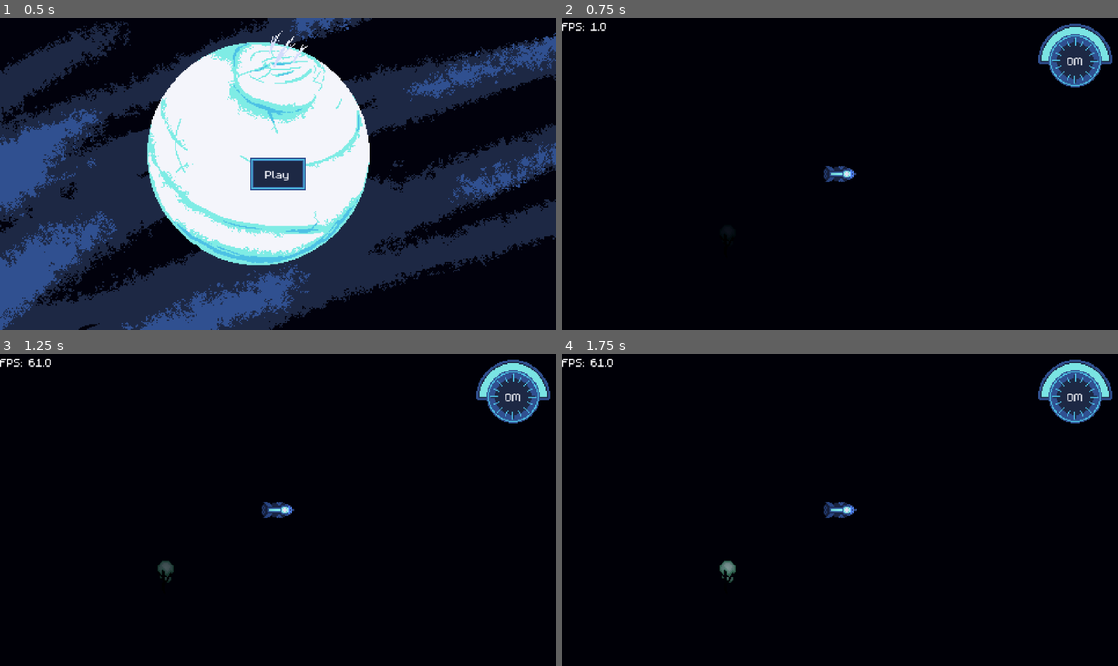
Above: before the commit, frames 1-4 (two rows, left to right).
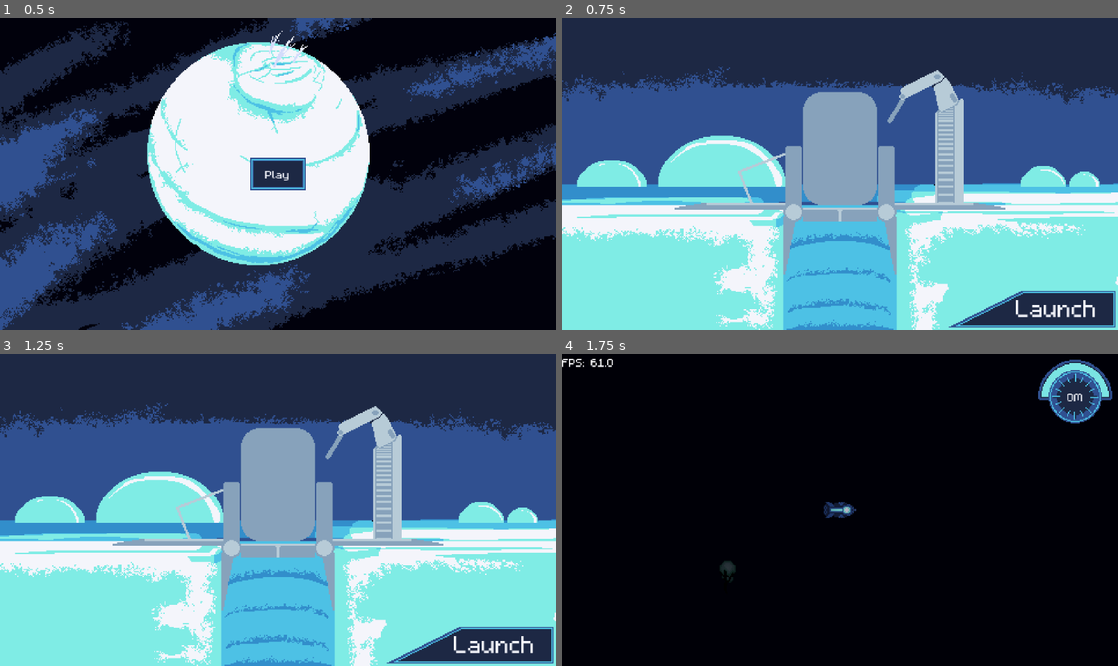
Above: after the commit, the same moments.

Repository: austingwatson/Depths
Game: Godot game, scene res://scenes/title_screen.tscn
Two runs of this game, one before a commit and one after it. Both use one fixed random seed, a clock stepped at 60 frames per second and the inputs below.
Inputs (mouse positions are in pixels of both pictures, inside the frame that each line leads up to):
- Up to frame 1 (0.5 s): no input
- Up to frame 2 (0.75 s): click "Play" at 0.5 s
- Up to frame 3 (1.25 s): no input
- Up to frame 4 (1.75 s): click (1034, 644) at 1.25 s, where only the run after the commit has a clickable "Launch"

Frame 1 is identical in both runs. In frame 2, 99% of the frame differs, in the area x 0-100%, y 0-100%; in frame 3, 99%; in frame 4, 0.2%.

Commit message:
Added basecamp scene, shifted player light, tried to add pickups
(failed to add pickups)

Diff:
--- a/project.godot
+++ b/project.godot
@@ -34,6 +34,10 @@
 window/size/window_height_override=720
 window/stretch/mode="canvas_items"
 window/stretch/aspect="expand"
+
+[gui]
+
+theme/custom_font="uid://dbwh2vnpvxyt"
 
 [input]
 
--- /dev/null
+++ b/scenes/basecamp.gd
@@ -0,0 +1,7 @@
+extends Node
+
+
+func _on_launch_pressed() -> void:
+	get_tree().change_scene_to_file("res://scenes/game.tscn")
+
+#Hey Austin, I copied your Title screen and injected this. I'll update the art.
--- a/scenes/basecamp.tscn
+++ b/scenes/basecamp.tscn
@@ -1,5 +1,6 @@
-[gd_scene load_steps=6 format=3 uid="uid://cyrye5ioh3apg"]
+[gd_scene load_steps=8 format=3 uid="uid://cyrye5ioh3apg"]
 
+[ext_resource type="Script" uid="uid://bayslq4t0gjpo" path="res://scenes/basecamp.gd" id="1_saea2"]
 [ext_resource type="Texture2D" uid="uid://chxesrg0lbc4c" path="res://assets/textures/level/basecamp.png" id="1_v03ml"]
 [ext_resource type="Texture2D" uid="uid://qq6n2y0wj6b4" path="res://assets/textures/ui/ui_sheet.png" id="2_saea2"]
 
@@ -11,8 +12,15 @@
 region = Rect2(256, 48, 144, 32)
 
 [sub_resource type="AtlasTexture" id="AtlasTexture_cltb7"]
+atlas = ExtResource("2_saea2")
+region = Rect2(544, 48, 144, 32)
+
+[sub_resource type="AtlasTexture" id="AtlasTexture_nxq54"]
+atlas = ExtResource("2_saea2")
+region = Rect2(400, 48, 144, 32)
 
 [node name="Basecamp" type="Node"]
+script = ExtResource("1_saea2")
 
 [node name="Sprite2D" type="Sprite2D" parent="."]
 texture = SubResource("AtlasTexture_e2wlb")
@@ -24,8 +32,21 @@
 offset_right = 478.0
 offset_bottom = 276.0
 
-[node name="TextureButton" type="TextureButton" parent="VBoxContainer"]
+[node name="Launch" type="TextureButton" parent="VBoxContainer"]
 layout_mode = 2
 texture_normal = SubResource("AtlasTexture_f8b0y")
 texture_pressed = SubResource("AtlasTexture_cltb7")
+texture_hover = SubResource("AtlasTexture_nxq54")
 flip_h = true
+
+[node name="Label" type="Label" parent="VBoxContainer/Launch"]
+layout_mode = 0
+offset_left = 58.0
+offset_top = 1.0
+offset_right = 174.0
+offset_bottom = 27.0
+theme_override_colors/font_color = Color(0.960784, 0.964706, 0.988235, 1)
+theme_override_font_sizes/font_size = 32
+text = "Launch"
+
+[connection signal="pressed" from="VBoxContainer/Launch" to="." method="_on_launch_pressed"]
--- /dev/null
+++ b/scenes/component/pickup_magnet.gd
@@ -0,0 +1,16 @@
+class_name pickup_magnet extends Area2D
+
+
+var pickups : Array[resource_pickup] = []
+var speeds : Array[float] = []
+
+@export var magnet_strength : float = 1.0
+
+func _ready() -> void:
+	area_entered.connect( _on_area_enter )
+	pass
+
+func _on_area_enter( _a : Area2d ) -> void:
+	if _a.get_parent()
+
+#this shit ain't done. Was meant to serve as the player's radius for vacuuming "repair" and "data" pickups
--- /dev/null
+++ b/scenes/component/pickup_magnet.tscn
@@ -0,0 +1,14 @@
+[gd_scene load_steps=3 format=3 uid="uid://cfg0up4nynxx6"]
+
+[ext_resource type="Script" uid="uid://8cpouvdhtyhb" path="res://scenes/component/pickup_magnet.gd" id="1_pbm11"]
+
+[sub_resource type="CircleShape2D" id="CircleShape2D_pbm11"]
+radius = 70.0
+
+[node name="PickupMagnet" type="Area2D"]
+script = ExtResource("1_pbm11")
+
+[node name="AudioStreamPlayer2D" type="AudioStreamPlayer2D" parent="."]
+
+[node name="CollisionShape2D" type="CollisionShape2D" parent="."]
+shape = SubResource("CircleShape2D_pbm11")
--- a/scenes/entity/actor/player.tscn
+++ b/scenes/entity/actor/player.tscn
@@ -63,6 +63,7 @@
 shape = SubResource("CircleShape2D_f6cxi")
 
 [node name="RadiusLight" type="PointLight2D" parent="."]
+energy = 0.8
 texture = ExtResource("6_18kca")
 texture_scale = 0.5
 
@@ -72,7 +73,7 @@
 texture = ExtResource("5_f6cxi")
 
 [node name="ForwardLight" type="PointLight2D" parent="."]
-position = Vector2(89, 0)
+position = Vector2(93, 0)
 rotation = -1.5708
 texture = ExtResource("8_8l8co")
 texture_scale = 0.5
--- /dev/null
+++ b/scenes/entity/drops/resource_pickup.gd
@@ -0,0 +1 @@
+extends Node
--- /dev/null
+++ b/scenes/entity/drops/resource_pickup.tscn
@@ -0,0 +1,10 @@
+[gd_scene load_steps=2 format=3 uid="uid://c6yylqny5blw1"]
+
+[sub_resource type="CircleShape2D" id="CircleShape2D_0ofgt"]
+
+[node name="ResourcePickup" type="Node2D"]
+
+[node name="Area2D" type="Area2D" parent="."]
+
+[node name="CollisionShape2D" type="CollisionShape2D" parent="Area2D"]
+shape = SubResource("CircleShape2D_0ofgt")
--- a/scripts/title_screen.gd
+++ b/scripts/title_screen.gd
@@ -2,4 +2,4 @@
 
 
 func _on_play_pressed() -> void:
-	get_tree().change_scene_to_file("res://scenes/game.tscn")
+	get_tree().change_scene_to_file("res://scenes/basecamp.tscn")
Not shown, added: scenes/basecamp.gd.uid
Not shown, added: scenes/component/pickup_magnet.gd.uid
Not shown, added: scenes/entity/drops/resource_pickup.gd.uid
